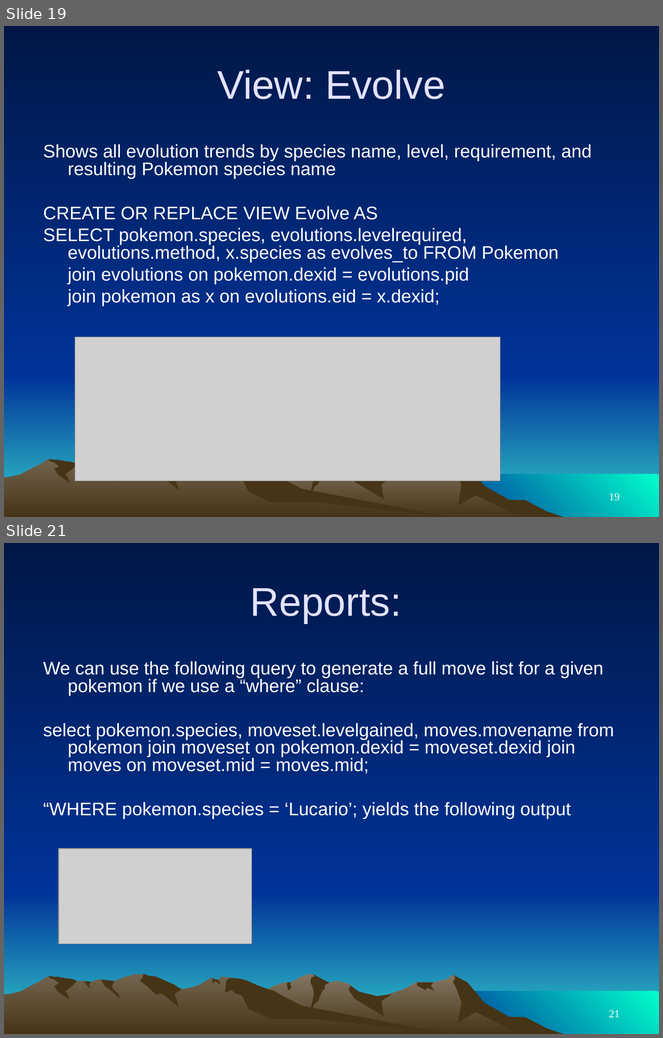
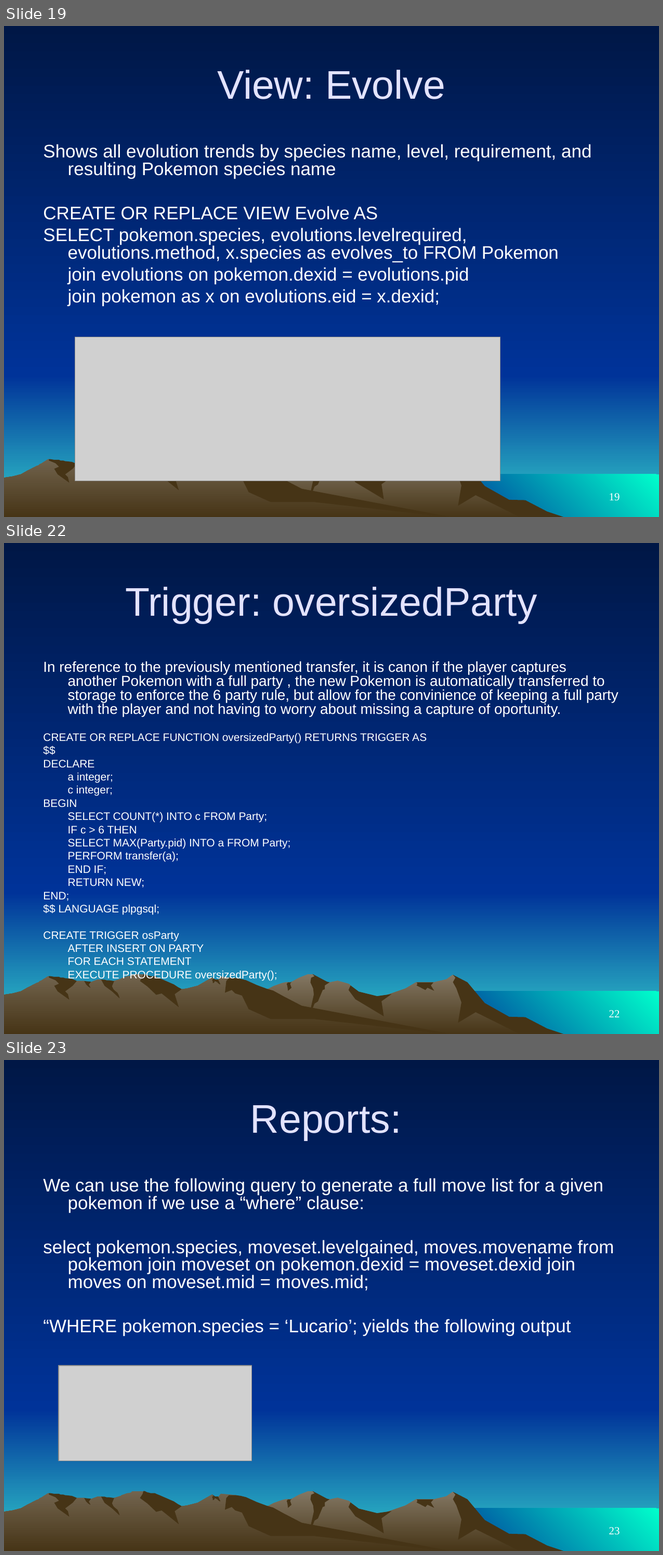
Before and after one commit to AureusVulpes/CMPT308, a slide deck: SchmitzPokemonDB.ppt. Shown one above the other, each under a label of ours: slides 19 and 21 before the commit, slides 19, 22 and 23 after it; the slides between them are not shown. The pictures are 663x1038 and 663x1555 pixels, drawn with LibreOffice and Linux fonts; fonts in the diff are those of the drawing; grey boxes stand for pictures. Boxes give left, top, right and bottom in pixels: in the first picture for what was removed or moved away, otherwise in the second. Text is boxed around its words. In the diff, an @@ line names an element or a change of style, - is before the commit and + after.

```diff
--- a/SchmitzPokemonDB.ppt
+++ b/SchmitzPokemonDB.ppt
@@ slide 22 added at <box>4,543,659,1034</box>, background gradient #001746 to #003399; not listed: 16 template elements that a slide beside it also shows @@
@@ title added at <box>125,587,538,624</box>, 44 pt, text #E3E3FF @@
+Trigger: oversizedParty
@@ text added at <box>43,661,619,981</box>, 12 pt, text #FFFFFF @@
+In reference to the previously mentioned transfer, it is canon if the player captures another Pokemon with a full party , the new Pokemon is automatically transferred to storage to enforce the 6 party rule, but allow for the convinience of keeping a full party with the player and not having to worry about missing a capture of oportunity.
+CREATE OR REPLACE FUNCTION oversizedParty() RETURNS TRIGGER AS
+$$
+DECLARE
+a integer;
+c integer;
+BEGIN
+SELECT COUNT(*) INTO c FROM Party;
+IF c > 6 THEN
+SELECT MAX(Party.pid) INTO a FROM Party;
+PERFORM transfer(a);
+END IF;
+RETURN NEW;
+END;
+$$ LANGUAGE plpgsql;
+CREATE TRIGGER osParty
+AFTER INSERT ON PARTY
+FOR EACH STATEMENT
+EXECUTE PROCEDURE oversizedParty();
@@ page number added at <box>609,1010,620,1018</box>, 12 pt, text #FFFFFF @@
+22
@@ what was slide 21 is now slide 23 @@
@@ page number at <box>609,1527,620,1535</box>: text changed @@
-21
+23
```
Also in this commit, not shown: 5 slides changed, 1 other slide added, 2 other files.
